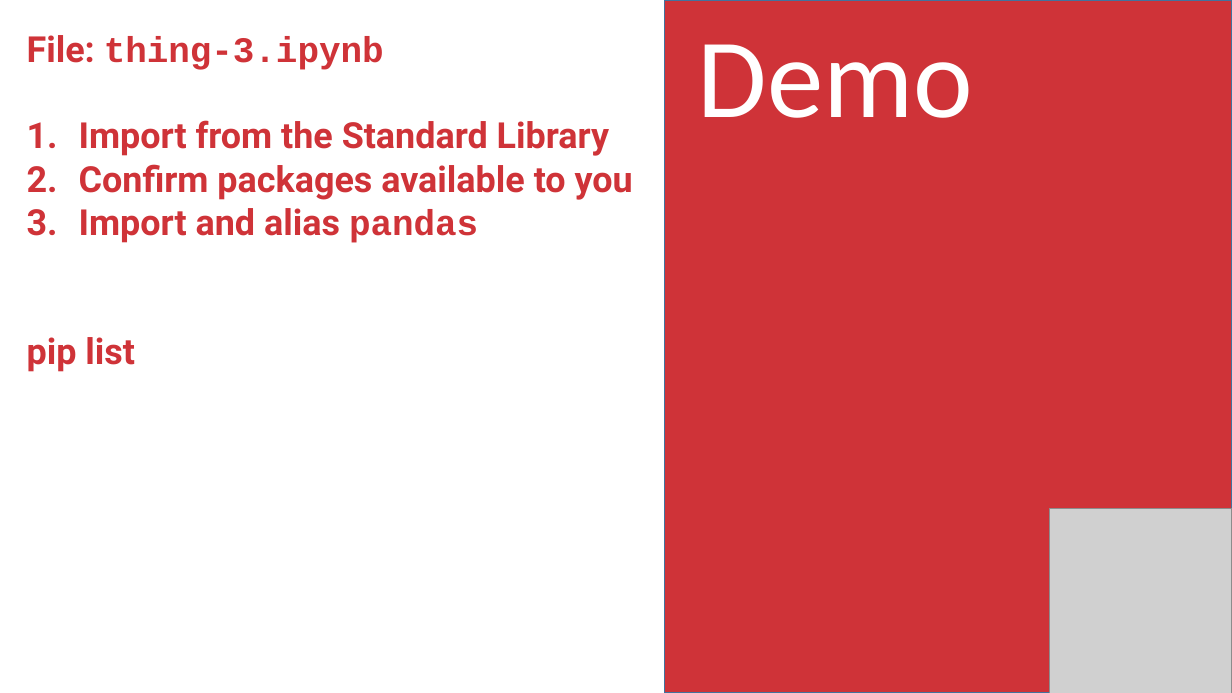
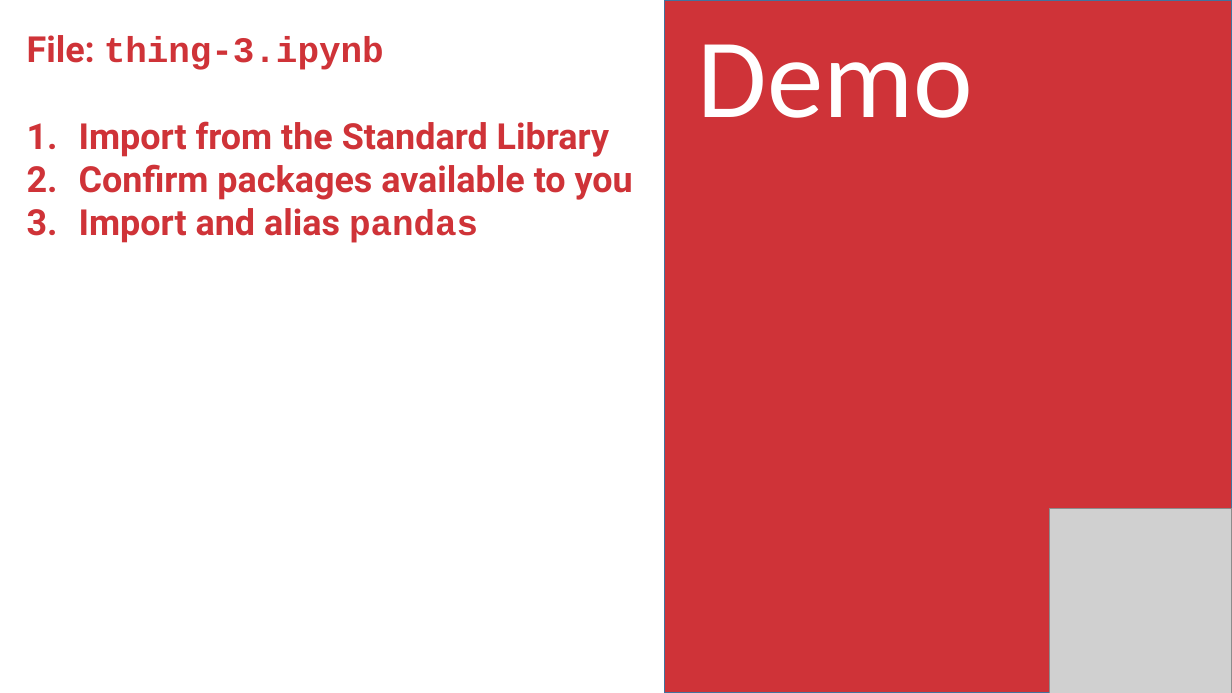
Before and after one commit to stringfestdata/ms-excel-toronto-python, a slide deck: slide 15 of toronto-five-things-excel-python.pptx. Drawn at 1232x693 pixels with LibreOffice and Linux fonts; fonts in the diff are those of the drawing; grey boxes stand for pictures. Boxes give left, top, right and bottom in pixels: in the first picture for what was removed or moved away, otherwise in the second. Text is boxed around its words. In the diff, an @@ line names an element or a change of style, - is before the commit and + after.

```diff
--- a/toronto-five-things-excel-python.pptx
+++ b/toronto-five-things-excel-python.pptx
@@ text at <box>27,337,135,372</box>: paragraph removed @@
-pip list
```
Also in this commit, not shown: 2 other slides changed, 2 other files.
